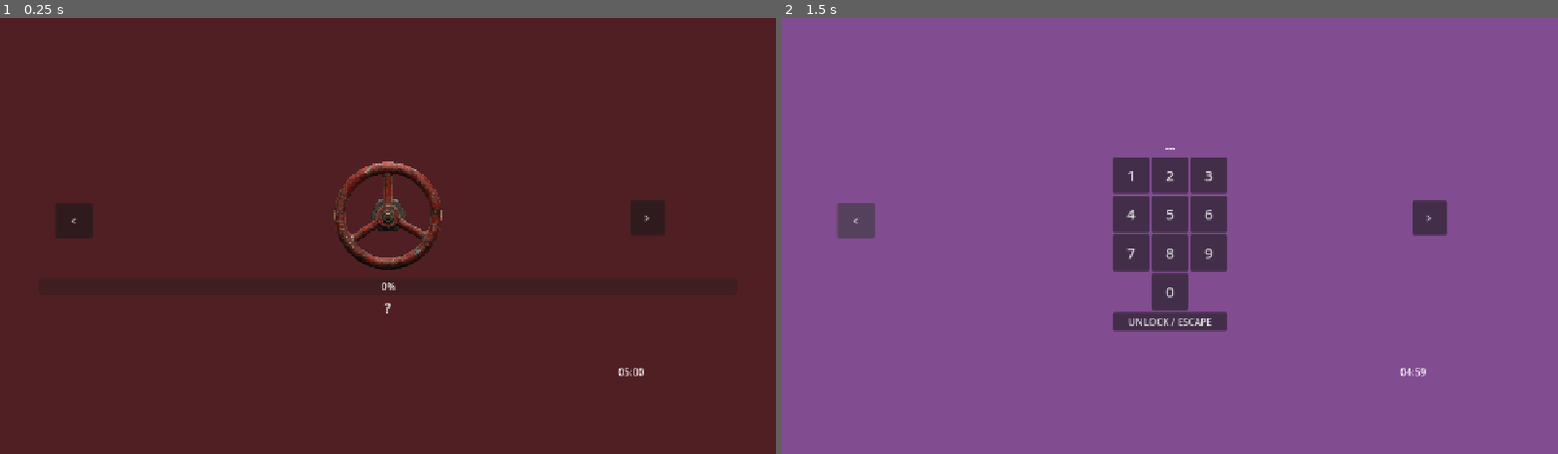
Above: before the commit, frames 1-2 (left to right).
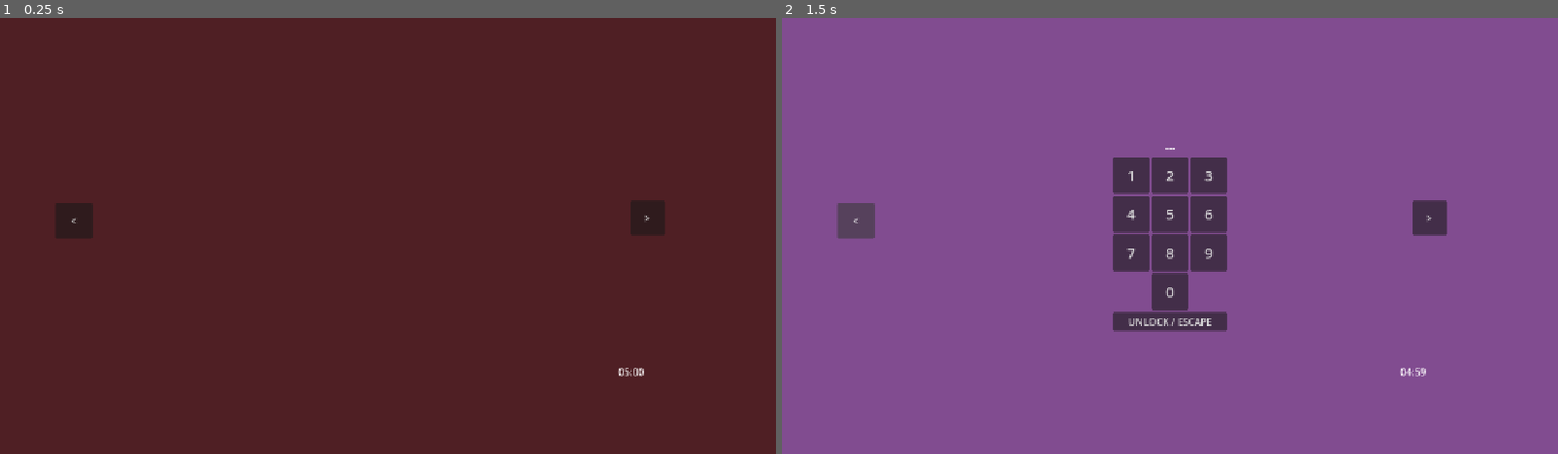
Above: after the commit, the same moments.

Repository: Ensosurei/DrVance-escaperoom
Game: Godot game, scene res://control.tscn
Same seed, same stepped clock (60 frames per second), same inputs: the game is played once before the commit and once after it. The project has no main scene, so this scene is started directly.
Inputs (mouse positions are in pixels of both pictures, inside the frame that each line leads up to):
- Up to frame 1 (0.25 s): no input
- Up to frame 2 (1.5 s): click (1170, 214) at 0.52 s; click "<" at 1.25 s

The runs differ from the first frame. In frame 1, 1.0% of the frame differs, in the area x 43-57%, y 32-68%; in frame 2, nothing differs.

Commit message:
feat(puzzle): add UV flashlight minigame scene and script

Diff:
--- /dev/null
+++ b/UVFlashlight.gd
@@ -0,0 +1,70 @@
+extends Control
+
+# Signal emitted when the hidden clue is found
+signal puzzle_solved(digit: String)
+
+var assigned_digit: String = "0"
+var is_completed: bool = false
+var flashlight_on: bool = false
+
+@onready var flashlight_button: Button = $FlashlightButton
+@onready var flashlight_beam: Panel = $FlashlightBeam
+@onready var hidden_clue: Label = $HiddenClue
+@onready var digit_label: Label = $DigitLabel
+
+
+func _ready() -> void:
+	digit_label.text = "Haz clic en el botón para encender la linterna UV..."
+
+	# Ocultar completamente el número al inicio para que no se distinga en la pared
+	hidden_clue.visible = false
+	flashlight_beam.visible = false
+
+	# Asegurar el pivote al centro del Panel para que siga el mouse correctamente
+	flashlight_beam.pivot_offset = flashlight_beam.size / 2.0
+
+	flashlight_button.toggled.connect(_on_flashlight_toggled)
+
+
+func set_puzzle_digit(digit: String) -> void:
+	assigned_digit = digit
+	hidden_clue.text = digit
+
+
+func _on_flashlight_toggled(toggled_on: bool) -> void:
+	if is_completed:
+		return
+	flashlight_on = toggled_on
+	flashlight_beam.visible = toggled_on
+	if toggled_on:
+		digit_label.text = "Linterna UV ACTIVA. Mueve el cursor por la pared..."
+	else:
+		digit_label.text = "Linterna apagada."
+
+
+func _process(_delta: float) -> void:
+	if not flashlight_on or is_completed:
+		return
+
+	# El centro del círculo de luz sigue la posición exacta del cursor
+	flashlight_beam.global_position = get_global_mouse_position() - (flashlight_beam.size / 2.0)
+
+	# Detectar la distancia entre el centro de la luz y la posición del número oculto
+	var beam_center = flashlight_beam.global_position + (flashlight_beam.size / 2.0)
+	var clue_center = hidden_clue.global_position + (hidden_clue.size / 2.0)
+	var distance = beam_center.distance_to(clue_center)
+
+	# Cuando el haz de luz pase por encima del área del número oculto (menos de 70px)
+	if distance < 70.0:
+		hidden_clue.visible = true
+		hidden_clue.modulate = Color(0.2, 0.9, 1.0, 1.0) # Se ilumina brillante
+		_complete_puzzle()
+
+
+func _complete_puzzle() -> void:
+	is_completed = true
+	flashlight_on = false
+	flashlight_beam.visible = false
+	flashlight_button.disabled = true
+	digit_label.text = "DÍGITO DE CÓDIGO ENCONTRADO: " + assigned_digit
+	puzzle_solved.emit(assigned_digit)
--- /dev/null
+++ b/UVFlashlight.tscn
@@ -0,0 +1,64 @@
+[gd_scene format=3 uid="uid://bhhix7u7wns1w"]
+
+[ext_resource type="Script" uid="uid://dcbeyldtr4yyf" path="res://UVFlashlight.gd" id="1_xfup5"]
+
+[sub_resource type="StyleBoxFlat" id="StyleBoxFlat_g1lnk"]
+bg_color = Color(0.61960787, 0, 1, 0.015686275)
+corner_radius_top_left = 100
+corner_radius_top_right = 100
+corner_radius_bottom_right = 100
+corner_radius_bottom_left = 100
+shadow_color = Color(0.4627451, 0.35686275, 1, 0.4392157)
+shadow_size = 50
+
+[node name="UVFlashlight" type="Control" unique_id=327926015]
+layout_mode = 3
+anchors_preset = 15
+anchor_right = 1.0
+anchor_bottom = 1.0
+grow_horizontal = 2
+grow_vertical = 2
+script = ExtResource("1_xfup5")
+
+[node name="ColorRect" type="ColorRect" parent="." unique_id=1741515996]
+layout_mode = 1
+anchors_preset = 15
+anchor_right = 1.0
+anchor_bottom = 1.0
+grow_horizontal = 2
+grow_vertical = 2
+color = Color(0.015686275, 0.015686275, 0.015686275, 0.44705883)
+
+[node name="HiddenClue" type="Label" parent="." unique_id=340001592]
+visible = false
+layout_mode = 0
+offset_left = 242.0
+offset_top = 589.0
+offset_right = 282.0
+offset_bottom = 634.0
+theme_override_font_sizes/font_size = 32
+text = "7"
+horizontal_alignment = 1
+
+[node name="FlashlightBeam" type="Panel" parent="." unique_id=853396912]
+layout_mode = 0
+offset_right = 100.0
+offset_bottom = 100.0
+theme_override_styles/panel = SubResource("StyleBoxFlat_g1lnk")
+
+[node name="FlashlightButton" type="Button" parent="." unique_id=1857390829]
+layout_mode = 0
+offset_left = 907.0
+offset_top = 600.0
+offset_right = 1157.0
+offset_bottom = 631.0
+toggle_mode = true
+text = "Turn on / Turn off UV Flashlight"
+
+[node name="DigitLabel" type="Label" parent="." unique_id=1685861168]
+layout_mode = 0
+offset_left = 527.0
+offset_top = 36.0
+offset_right = 567.0
+offset_bottom = 70.0
+theme_override_font_sizes/font_size = 24
--- a/control.tscn
+++ b/control.tscn
@@ -2,7 +2,6 @@
 
 [ext_resource type="Script" uid="uid://pln76ndalns8" path="res://Game.gd" id="1_0fbet"]
 [ext_resource type="Script" uid="uid://bvjo7f543wax7" path="res://door.gd" id="2_62e2m"]
-[ext_resource type="PackedScene" uid="uid://dta8rsojcxgvh" path="res://emergency_valve.tscn" id="2_qtu10"]
 
 [node name="Game" type="Control" unique_id=491770869]
 layout_mode = 3
@@ -37,18 +36,6 @@
 grow_horizontal = 2
 grow_vertical = 2
 color = Color(0.30788758, 0.12082527, 0.14037833, 1)
-
-[node name="EmergencyValve" parent="WallsContainer/Wall1" unique_id=1214383426 instance=ExtResource("2_qtu10")]
-layout_mode = 1
-anchors_preset = 8
-anchor_left = 0.5
-anchor_top = 0.5
-anchor_right = 0.5
-anchor_bottom = 0.5
-offset_left = -200.0
-offset_top = -200.0
-offset_right = 200.0
-offset_bottom = 200.0
 
 [node name="Wall2" type="Control" parent="WallsContainer" unique_id=1414392103]
 visible = false
Not shown, added: UVFlashlight.gd.uid
